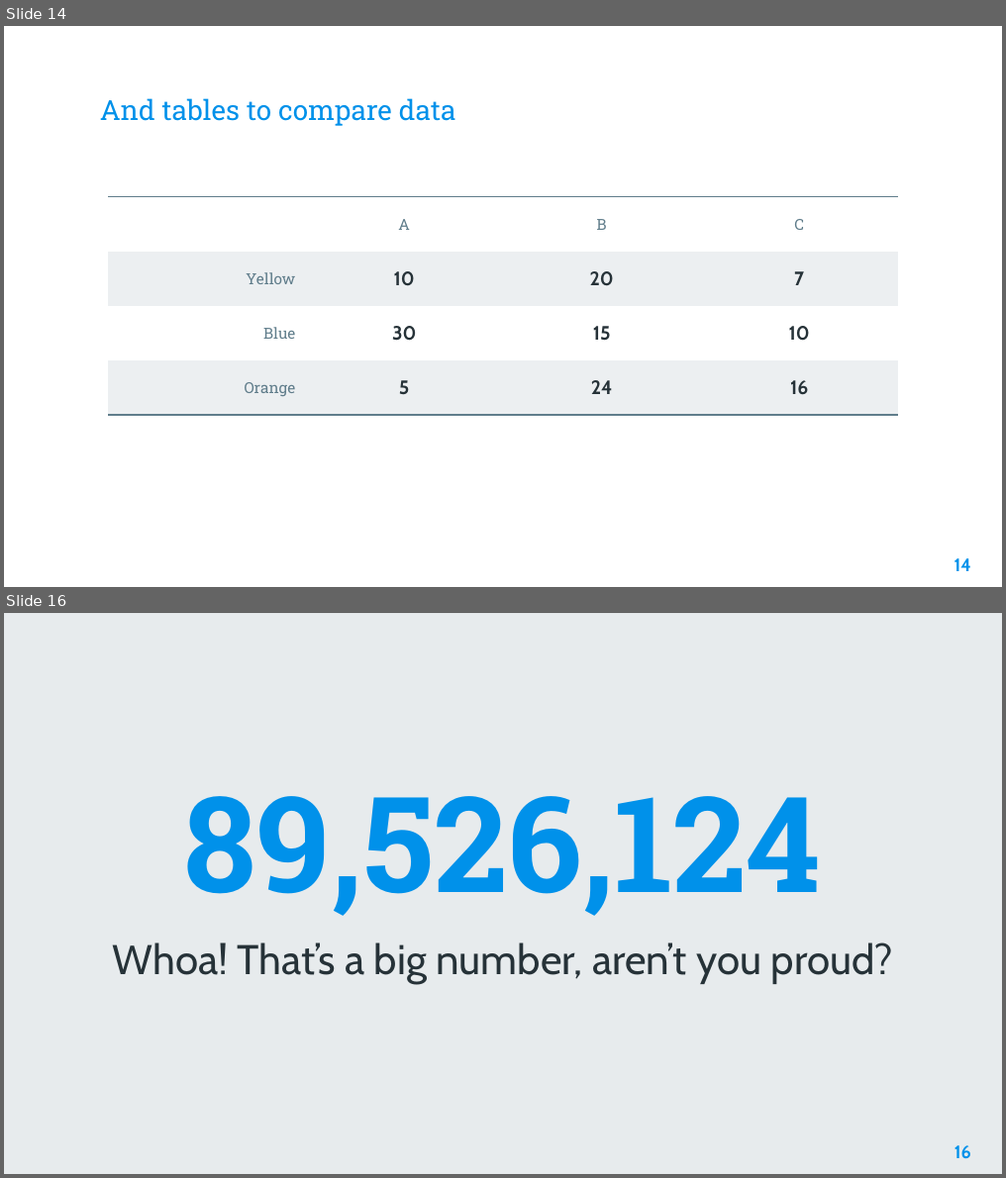
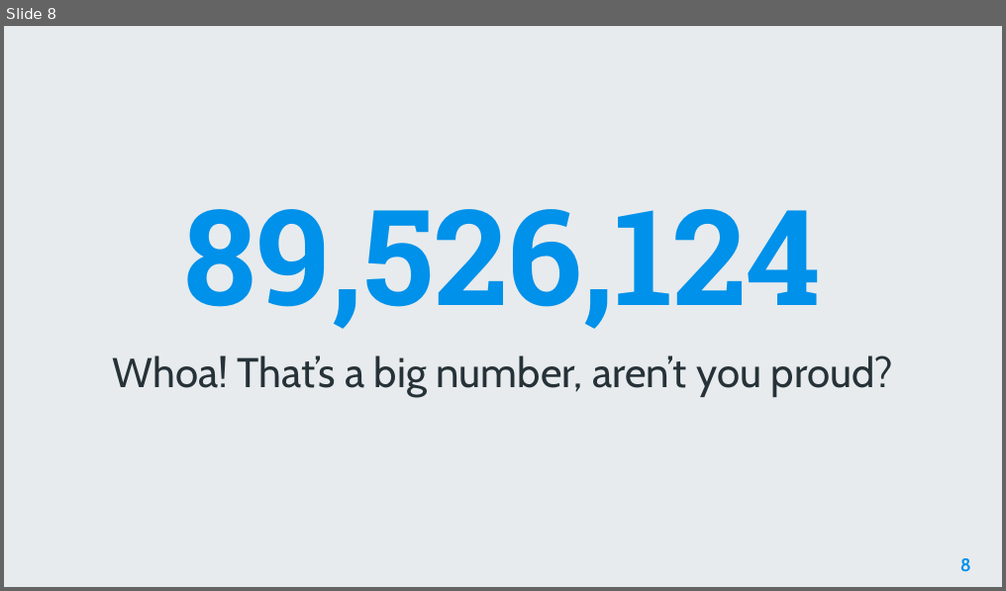
Before and after one commit to AleeRezaa/learn-python, a slide deck: Python.pptx. Shown one above the other, each under a label of ours: slides 14 and 16 before the commit, slide 8 after it; the slides between them are not shown. The pictures are 1006x1178 and 1006x591 pixels, drawn with LibreOffice and Linux fonts; fonts in the diff are those of the drawing; background and template pictures are left out. Boxes give left, top, right and bottom in pixels: in the first picture for what was removed or moved away, otherwise in the second. Text is boxed around its words. In the diff, an @@ line names an element or a change of style, - is before the commit and + after.

```diff
--- a/Python.pptx
+++ b/Python.pptx
@@ slide 14 removed at (x1=4, y1=26, x2=1002, y2=587), background picture (left out) @@
@@ title removed at (x1=100, y1=98, x2=456, y2=126) @@
-And tables to compare data
@@ table removed at (x1=108, y1=196, x2=898, y2=524), 4 rows, 4 columns @@
- | A | B | C
-Yellow | 10 | 20 | 7
-Blue | 30 | 15 | 10
-Orange | 5 | 24 | 16
@@ page number removed at (x1=954, y1=559, x2=971, y2=571) @@
-14
@@ what was slide 16 is now slide 8 @@
@@ page number at (x1=960, y1=559, x2=971, y2=571): text changed @@
-16
+8
```
Also in this commit, not shown: 2 slides changed, 5 slides added, 36 other slides removed.
